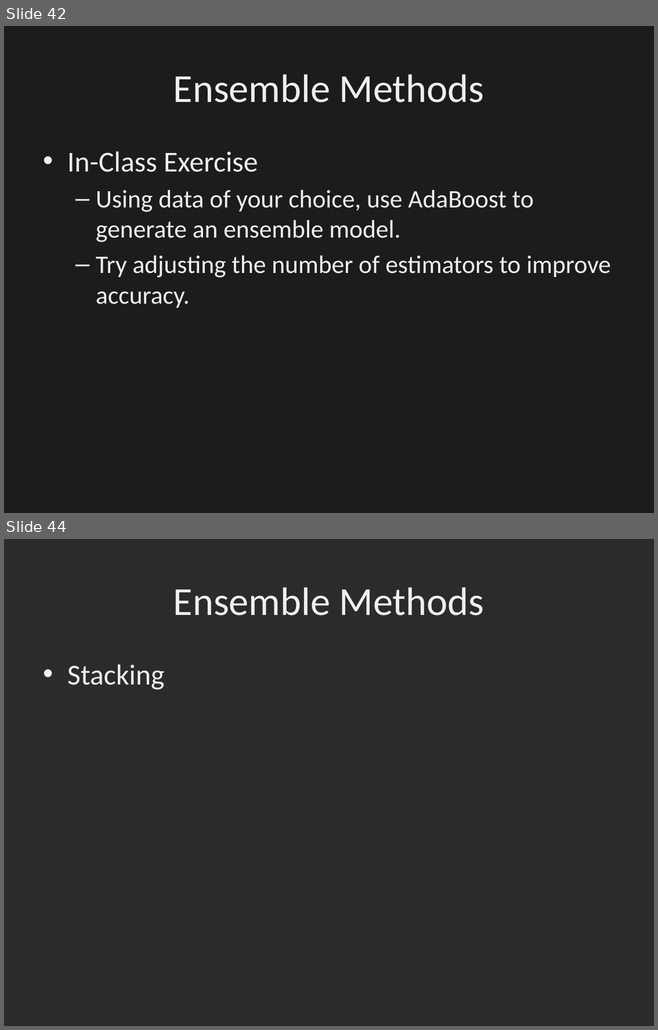
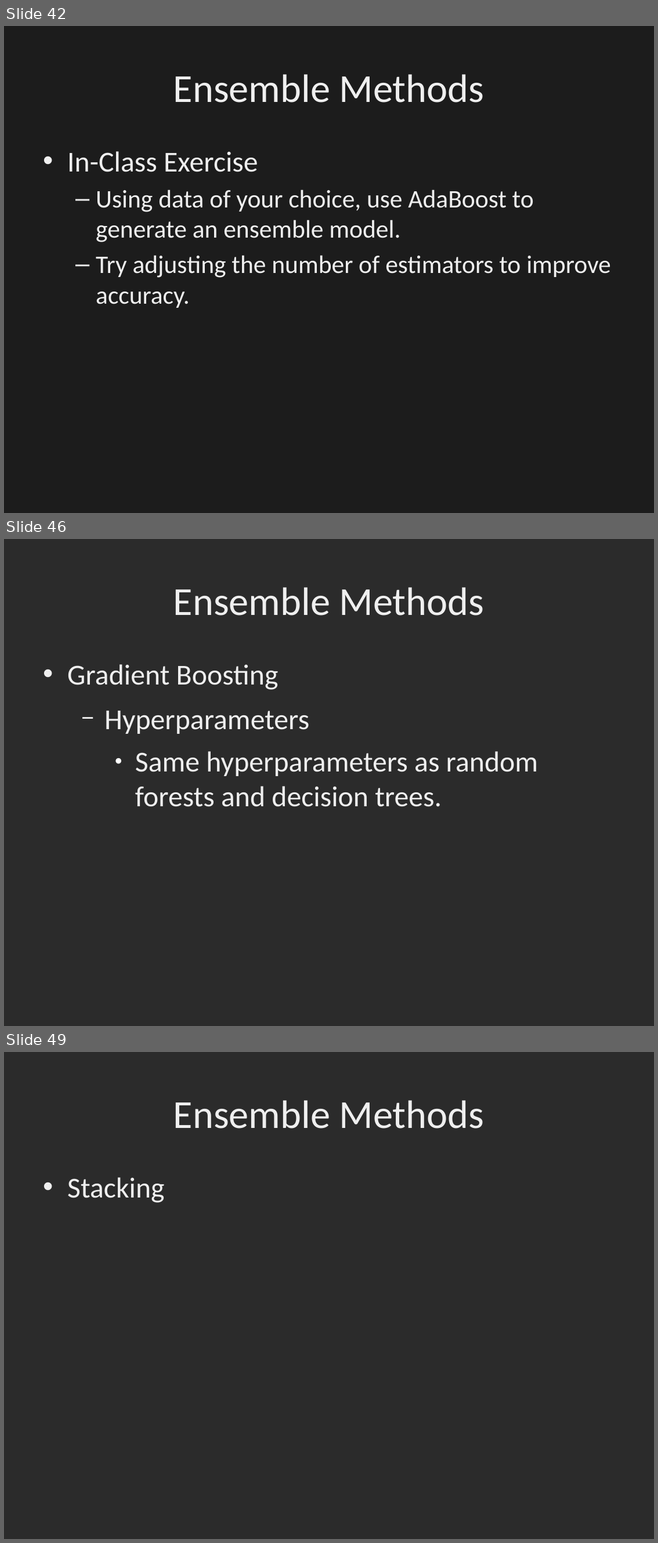
Before and after one commit to dbowmans46/PracticalProgramming, a slide deck: Session 7 - Python/Instructional Material/Machine Learning Slides/Session 7 - Python ML 9: Ensemble Methods.odp. Shown one above the other, each under a label of ours: slides 42 and 44 before the commit, slides 42, 46 and 49 after it; the slides between them are not shown. The pictures are 658x1030 and 658x1543 pixels, drawn with LibreOffice and Linux fonts; fonts in the diff are those of the drawing; background and template pictures are left out; a plain dark background stands for a picture behind light text. Boxes give left, top, right and bottom in pixels: in the first picture for what was removed or moved away, otherwise in the second. Text is boxed around its words. In the diff, an @@ line names an element or a change of style, - is before the commit and + after.

Commit message:
Added slides for gradient boosting.  Corrected slides for AdaBoost.  Added code for gradient boosting.

```diff
--- a/Session 7 - Python/Instructional Material/Machine Learning Slides/Session 7 - Python ML 9: Ensemble Methods.odp
+++ b/Session 7 - Python/Instructional Material/Machine Learning Slides/Session 7 - Python ML 9: Ensemble Methods.odp
@@ slide 46 added at [4,539,654,1026], background picture (left out) @@
@@ title added at [173,587,484,616], 44 pt, text #EFEFEF @@
+Ensemble Methods
@@ text added at [67,664,538,807], 32 pt, text #EFEFEF @@
+• Gradient Boosting
+  − Hyperparameters
+    ● Same hyperparameters as random forests and decision trees.
@@ what was slide 44 is now slide 49 @@
```
Also in this commit, not shown: 3 slides changed, 4 other slides added, 2 other files.
